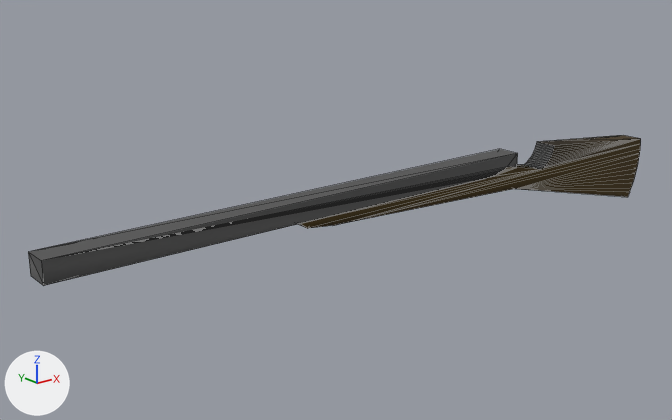
An edit to the COLLADA model collada/rifle.dae, drawn before and after from the same camera.
Rendered twice from a 50 mm camera at (-1.234, -1.031, 0.428) aimed at (-0.354, 0.07, -0.012). Lighting does not change. The marker at lower left points along +X, +Y and +Z. Mesh edges are drawn as thin lines. Where no turn or scale is listed for an object, it has been applied to the vertices. Vertices at the same position are counted once.

Names of what the first picture shows: 'group_0'.
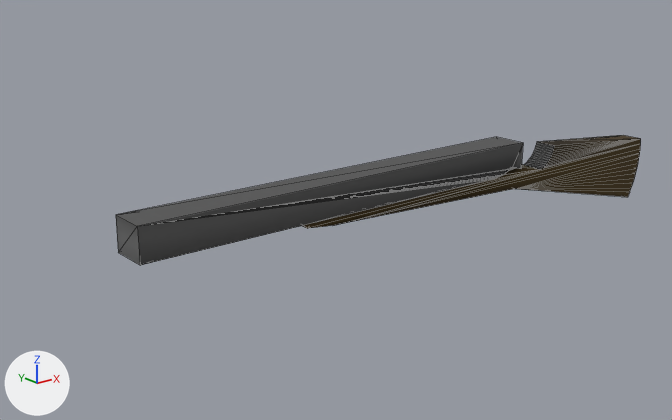
Pixel boxes [x1, y1, x2, y2] of what changed, in the pictures (672 x 420 px):
'group_0', reshaped (14% narrower, 14% shorter)
    before: [28, 135, 641, 286]
    after: [116, 135, 641, 265]
part 1 of me_group_0, built on
    before: [28, 149, 518, 286]
    after: [116, 137, 523, 265]

What changed in the scene script:
```text
Change me_group_0:
    used by ob_group_0; location = (-0.865, 0.0, -0.093)
    remove me_group_0.from_pydata(...)  # 98 vertices, 224 faces; spans x 0.0..1.198, y -0.02..0.02, z 0.0..0.14
    add me_group_0.from_pydata(...)  # 132 vertices, 292 faces; spans x 0.12..1.198, y -0.03..0.03, z 0.0..0.16
    me_group_0 part 1
    6 vertices are removed from x 0.0..0.835, y -0.02..0.02, z 0.109..0.14
    46 faces are deleted
    6 vertices are added at (0.835, -0.03, 0.16), (0.12, -0.03, 0.16), (0.12, -0.03, 0.109), (0.835, 0.03, 0.16), (0.12, 0.03, 0.16), (0.12, 0.03, 0.109)
    17 new vertices lie (0.0, -0.01, 0.0) away from vertices in x 0.375..0.835, y -0.02, z 0.109..0.12
    17 new vertices lie (0.0, 0.01, 0.0) away from vertices in x 0.375..0.835, y 0.02, z 0.109..0.12
    2 new faces join them, mat_color_d08 (brown #423100)
    112 new faces join them, mat_color_m06 (dark grey #565656)
```
